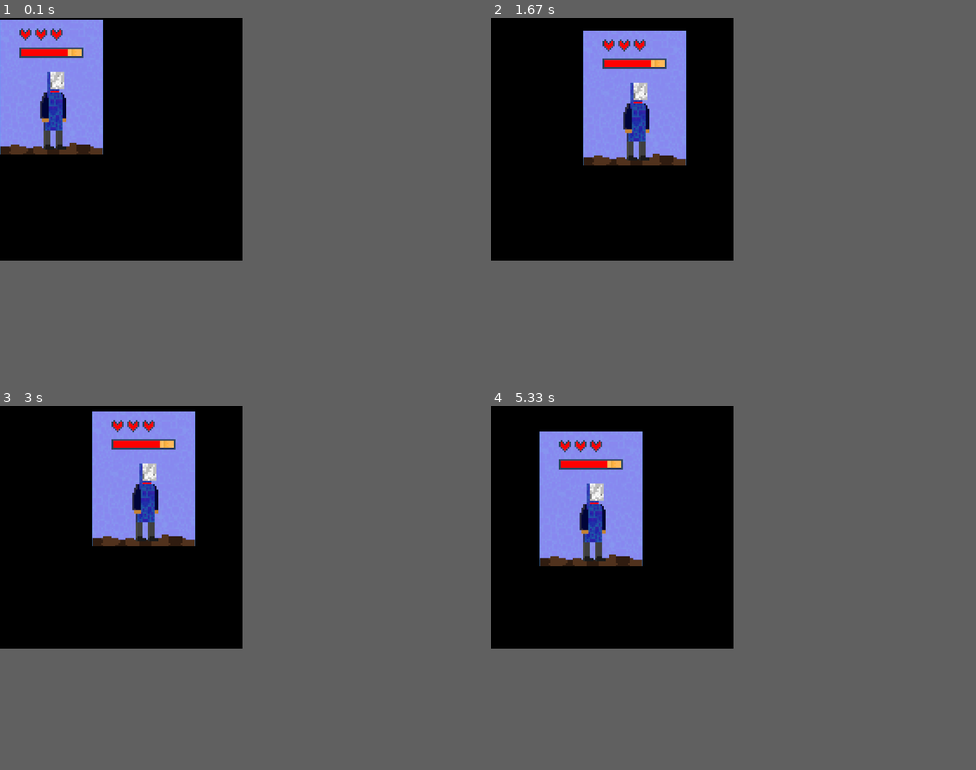
Above: before the commit, frames 1-4 (two rows, left to right).
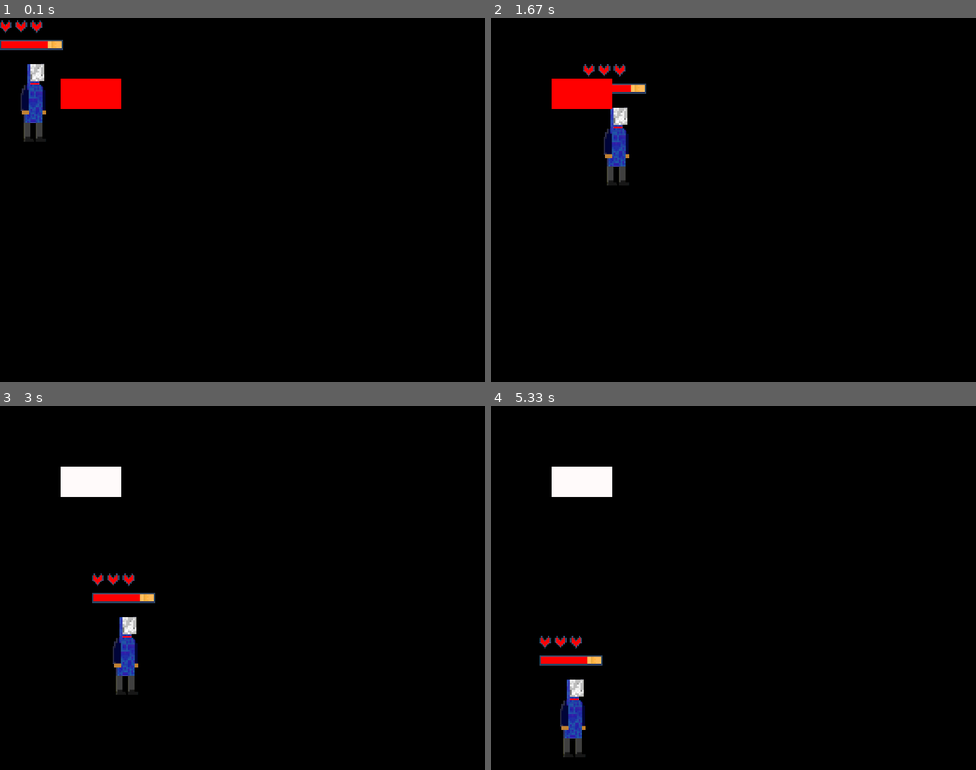
Above: after the commit, the same moments.

Repository: victorkolis/PythonMaster
Game: pygame game, started from PyGame/DaFlufflyPotato/making_a_platformer/my_game.py
Same seed, same stepped clock (60 frames per second), same inputs: the game is played once before the commit and once after it.
Inputs:
- Up to frame 1 (0.1 s): no input
- Up to frame 2 (1.67 s): hold Right 0.33-0.8 s; hold Right 0.83-1.3 s; hold Left from 1.33 s (still down)
- Up to frame 3 (3 s): release Left at 1.87 s; hold Left 1.9-2.3 s; hold Right 2.33-2.97 s
- Up to frame 4 (5.33 s): hold Left 3-3.47 s; hold Right 3.5-3.97 s; hold Right 4-4.47 s; hold Left 4.5-5.03 s; hold Left from 5.07 s (still down)
The window is 400x400 before the commit and 800x600 after it. Grey fills any space a smaller window leaves; there, only what the larger window draws over its background counts as a difference.

The runs differ from the first frame. In frame 1, 8.1% of the frame differs, in the area x 0-25%, y 0-38%; in frame 2, 8.5%; in frame 3, 9.7%, in the area x 12-41%, y 1-80%; in frame 4, 9.1%.

Commit message:
20201126

Diff:
--- a/PyGame/DaFlufflyPotato/making_a_platformer/my_game.py
+++ b/PyGame/DaFlufflyPotato/making_a_platformer/my_game.py
@@ -10,7 +10,8 @@
 
 pygame.display.set_caption("The Legend Of Kolis")
 
-WINDOW_SIZE = (400, 400)
+# window size width-height
+WINDOW_SIZE = (800, 600)
 
 # create the display
 screen = pygame.display.set_mode(WINDOW_SIZE, 0, 32)
@@ -24,8 +25,12 @@
 # sets the loaded image position
 player_location = [0, 0]
 
+# for gravity's sake
+player_y_momentum = 0
 
-player_y_momentum = 0
+# creating rectangle limits for cllision detection
+player_rect = pygame.Rect(player_location[0], player_location[1], player_image.get_width(), player_image.get_height())
+test_rect = pygame.Rect(100,100, 100, 50)
 
 # loops infinitely do keep the window up
 while True:
@@ -47,6 +52,15 @@
     if moving_left == True:
         player_location[0] -= 4
 
+    # test collision
+    player_rect.x = player_location[0]
+    player_rect.y = player_location[1]
+
+    if player_rect.colliderect(test_rect):
+        pygame.draw.rect(screen, (255, 0, 0), test_rect)
+    else:
+        pygame.draw.rect(screen, (255, 250, 250), test_rect)
+
     # quiting
     for event in pygame.event.get():
         if event.type == QUIT:
Binary file changed: PyGame/DaFlufflyPotato/making_a_platformer/kolis.png
